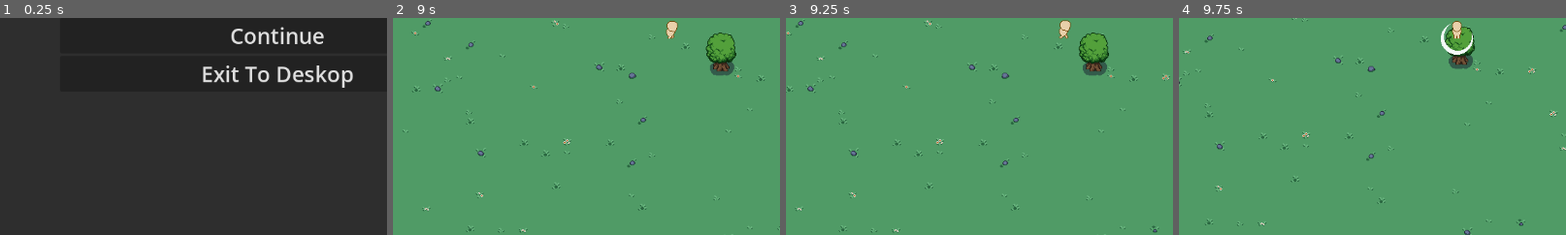
Above: before the commit, frames 1-4 (left to right).
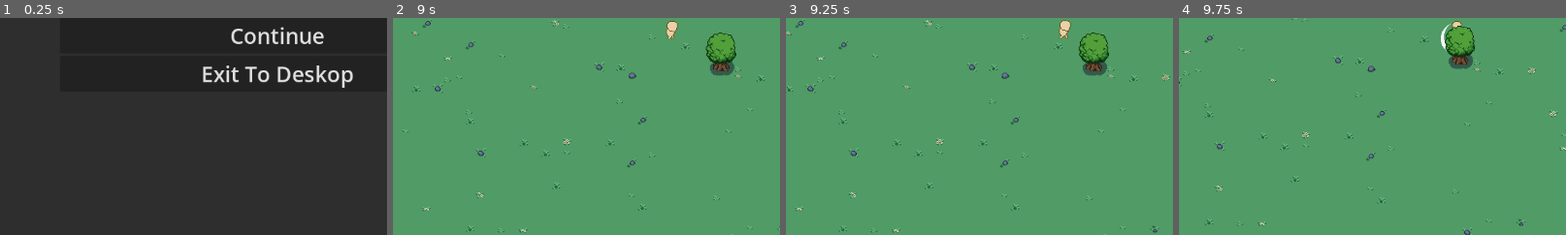
Above: after the commit, the same moments.

Repository: saltchicken/topdown-godot
Game: Godot game, scene res://scene_manager/main_menu/main_menu.tscn
Two runs of this game, one before a commit and one after it. Both use one fixed random seed, a clock stepped at 60 frames per second and the inputs below.
Inputs:
- Up to frame 1 (0.25 s): no input
- Up to frame 2 (9 s): click "New Game" at 0.5 s; click "New Game" at 1.25 s; tap Enter at 2 s; hold W (up) 2.03-3.53 s; tap Space (attack) at 2.1, 5.85 s; tap F (cast) at 2.85, 6.6 s; hold A (left) 3.53-5.03 s; tap Shift (dash) at 3.6, 7.35 s; tap Ctrl (sneak) at 4.35 s; hold S (down) 5.03-5.78 s; tap E (use) at 5.1, 8.85 s; hold D (right) 5.78-6.53 s; hold W (up) 6.53-7.28 s; hold D (right) from 7.28 s (still down); hold Ctrl (sneak) 8.03-8.78 s
- Up to frame 3 (9.25 s): keep holding D (right)
- Up to frame 4 (9.75 s): release D (right) at 9.53 s; hold S (down) from 9.53 s (still down); tap Space (attack) at 9.6 s
The pictures show only the part of the screen within x 14-64%, y 46-96%; the shares and areas given below are measured in that part.

Frames 1-3 are identical in both runs. In frame 4, 0.3% of the frame differs, in the area x 68-76%, y 3-17%.

Commit message:
Fix y-sorting

Diff:
--- a/characters/player/player.tscn
+++ b/characters/player/player.tscn
@@ -1889,8 +1889,8 @@
 tree_root = SubResource("AnimationNodeStateMachine_07n6f")
 anim_player = NodePath("AnimationPlayer")
 parameters/current_length = 0.8
-parameters/current_position = 0.33112
-parameters/current_delta = 0.00666667
+parameters/current_position = 0.364622
+parameters/current_delta = 0.00555556
 parameters/End/current_length = null
 parameters/End/current_position = null
 parameters/End/current_delta = null
@@ -1898,15 +1898,15 @@
 parameters/Start/current_position = 0.0
 parameters/Start/current_delta = 0.0
 parameters/idle/current_length = 0.8
-parameters/idle/current_position = 0.33112
-parameters/idle/current_delta = 0.00666667
+parameters/idle/current_position = 0.364622
+parameters/idle/current_delta = 0.00555556
 parameters/idle/BlendSpace2D/current_length = 0.8
-parameters/idle/BlendSpace2D/current_position = 0.33112
-parameters/idle/BlendSpace2D/current_delta = 0.00666667
+parameters/idle/BlendSpace2D/current_position = 0.364622
+parameters/idle/BlendSpace2D/current_delta = 0.00555556
 parameters/idle/BlendSpace2D/blend_position = Vector2(0.0703499, 0.752577)
 parameters/idle/BlendSpace2D/0/current_length = 0.8
-parameters/idle/BlendSpace2D/0/current_position = 0.33112
-parameters/idle/BlendSpace2D/0/current_delta = 0.00666667
+parameters/idle/BlendSpace2D/0/current_position = 0.364622
+parameters/idle/BlendSpace2D/0/current_delta = 0.00555556
 parameters/idle/BlendSpace2D/1/current_length = 0.8
 parameters/idle/BlendSpace2D/1/current_position = 0.0489433
 parameters/idle/BlendSpace2D/1/current_delta = 0.00694444
@@ -1929,12 +1929,12 @@
 parameters/idle/BlendSpace2D/7/current_position = 0.600369
 parameters/idle/BlendSpace2D/7/current_delta = 0.00694444
 parameters/idle/TimeScale/current_length = 0.8
-parameters/idle/TimeScale/current_position = 0.33112
-parameters/idle/TimeScale/current_delta = 0.00666667
+parameters/idle/TimeScale/current_position = 0.364622
+parameters/idle/TimeScale/current_delta = 0.00555556
 parameters/idle/TimeScale/scale = 1.0
 parameters/idle/output/current_length = 0.8
-parameters/idle/output/current_position = 0.33112
-parameters/idle/output/current_delta = 0.00666667
+parameters/idle/output/current_position = 0.364622
+parameters/idle/output/current_delta = 0.00555556
 parameters/run/current_length = null
 parameters/run/current_position = null
 parameters/run/current_delta = null
--- a/characters/player/states/idle.gd
+++ b/characters/player/states/idle.gd
@@ -17,6 +17,6 @@
 	animation.set_direction(self.name, input.previous_direction)
 
 func state_movement():
-	#character_body.velocity.x = move_toward(character_body.velocity.x, 0, DECELERATION_SPEED)
-	#character_body.velocity.y = move_toward(character_body.velocity.y, 0, DECELERATION_SPEED)
+	#owner.velocity.x = move_toward(owner.velocity.x, 0, DECELERATION_SPEED)
+	#owner.velocity.y = move_toward(owner.velocity.y, 0, DECELERATION_SPEED)
 	owner.velocity = Vector2(0.0, 0.0)
--- a/components/state_machine/state_machine.gd
+++ b/components/state_machine/state_machine.gd
@@ -25,7 +25,7 @@
 func  _physics_process(delta): # TODO: Should this be _physics or just _process
 	if current_state:
 		if state_transitioning:
-			print('Transitioning')
+			push_warning('StateMachine update called while transitioning')
 		current_state.Update(delta)
 
 func change_state(source_state : State, new_state_name : String, params : Dictionary = {}):
--- a/levels/level_one/level_one.tscn
+++ b/levels/level_one/level_one.tscn
@@ -32,11 +32,15 @@
 sources/0 = SubResource("TileSetAtlasSource_c2kwp")
 
 [node name="LevelOne" type="Node2D"]
+y_sort_enabled = true
 script = ExtResource("1_w0a4h")
 
 [node name="TileMapLayer" type="TileMapLayer" parent="."]
+z_index = -1
+z_as_relative = false
 tile_map_data = PackedByteArray("AAAAAAAAAAABAAEAAAD//wAAAAABAAAAAAD/////AAABAAAAAAAAAP//AAABAAAAAAD7//v/AAABAAAAAAD7// …(163136 unchanged characters)…
 tile_set = SubResource("TileSet_ujudc")
 
 [node name="Tree" parent="." instance=ExtResource("3_t5xyq")]
+z_as_relative = false
 position = Vector2(125, -73)
--- a/scene_manager/gameplay/gameplay.tscn
+++ b/scene_manager/gameplay/gameplay.tscn
@@ -3,6 +3,8 @@
 [ext_resource type="Script" path="res://scene_manager/gameplay/gameplay.gd" id="1_uvbtb"]
 
 [node name="Gameplay" type="Node2D"]
+y_sort_enabled = true
 script = ExtResource("1_uvbtb")
 
 [node name="LevelHolder" type="Node2D" parent="."]
+y_sort_enabled = true
--- a/scene_manager/scene_manager.gd
+++ b/scene_manager/scene_manager.gd
@@ -118,7 +118,6 @@
 			incoming_scene.receive_data(outgoing_scene.get_data())
 
 	# load the incoming into the designated node
-	print(incoming_scene)
 	_load_scene_into.add_child(incoming_scene)
 		# listen for this if you want to perform tasks on the scene immeidately after adding it to the tree
 	# ex: moveing the HUD back up to the top of the stack
